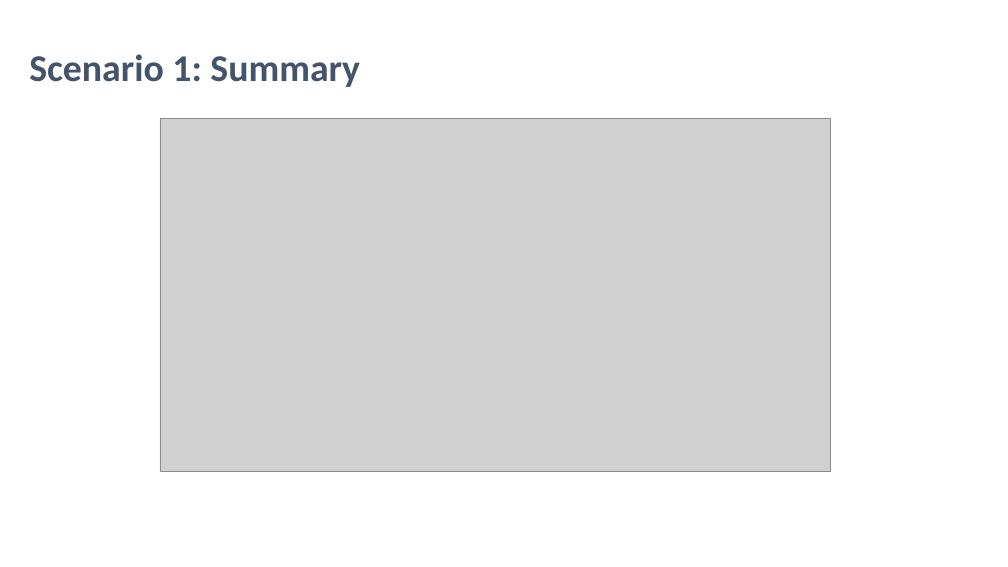
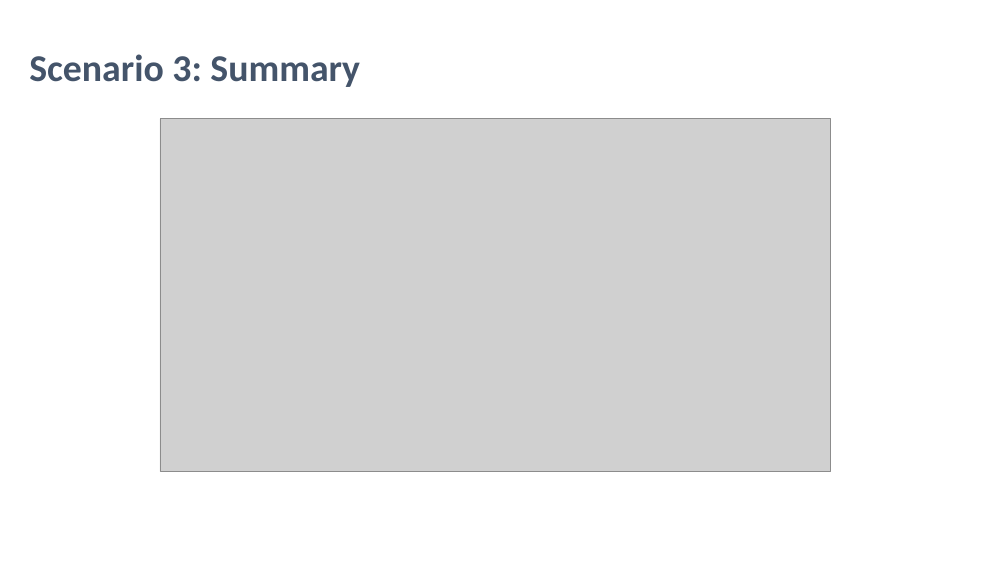
Before and after one commit to mz-mustafa/energy-mix-optimiser, a slide deck: slide 29 of Reporting/SECMC EEM Deck v4.0.pptx (slide 19 before the commit). Drawn at 1008x567 pixels with LibreOffice and Linux fonts; fonts in the diff are those of the drawing; grey boxes stand for pictures. Boxes give left, top, right and bottom in pixels: in the first picture for what was removed or moved away, otherwise in the second. Text is boxed around its words. In the diff, an @@ line names an element or a change of style, - is before the commit and + after.

```diff
--- a/Reporting/SECMC EEM Deck v4.0.pptx
+++ b/Reporting/SECMC EEM Deck v4.0.pptx
@@ text at [29, 54, 360, 87]: text changed @@
-Scenario 1: Summary
+Scenario 3: Summary
```
Also in this commit, not shown: 6 other slides changed, 11 slides added, 1 slide removed, 8 other files.
